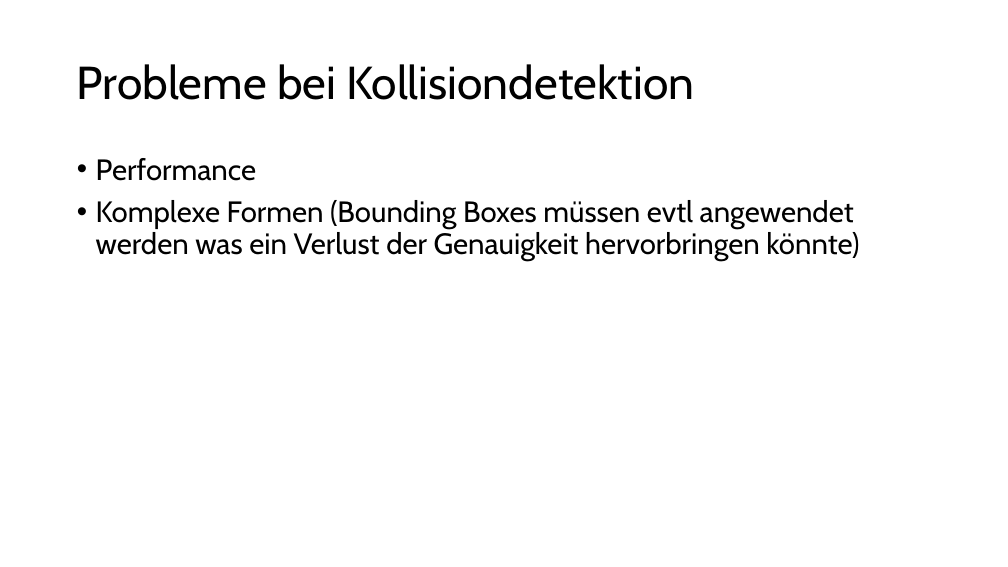
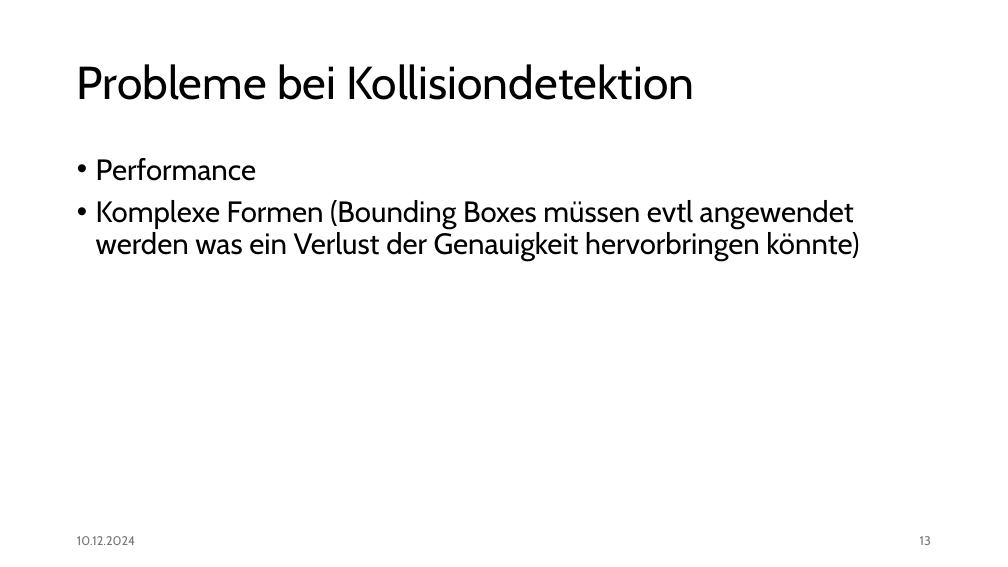
Before and after one commit to rippeddeadlift/Billard_SSDS, a slide deck: slide 13 of SSPS_11.12_sketch.pptx (slide 6 before the commit). Drawn at 1008x567 pixels with LibreOffice and Linux fonts; fonts in the diff are those of the drawing. Boxes give left, top, right and bottom in pixels: in the first picture for what was removed or moved away, otherwise in the second. Text is boxed around its words. In the diff, an @@ line names an element or a change of style, - is before the commit and + after.

```diff
--- a/SSPS_11.12_sketch.pptx
+++ b/SSPS_11.12_sketch.pptx
@@ text added at [77, 536, 135, 545], 12 pt, text #797979 @@
+10.12.2024
@@ page number added at [920, 536, 931, 545], 12 pt, text #797979 @@
+13
```
Also in this commit, not shown: 6 other slides changed, 6 slides added, 1 slide removed, 8 other files.
